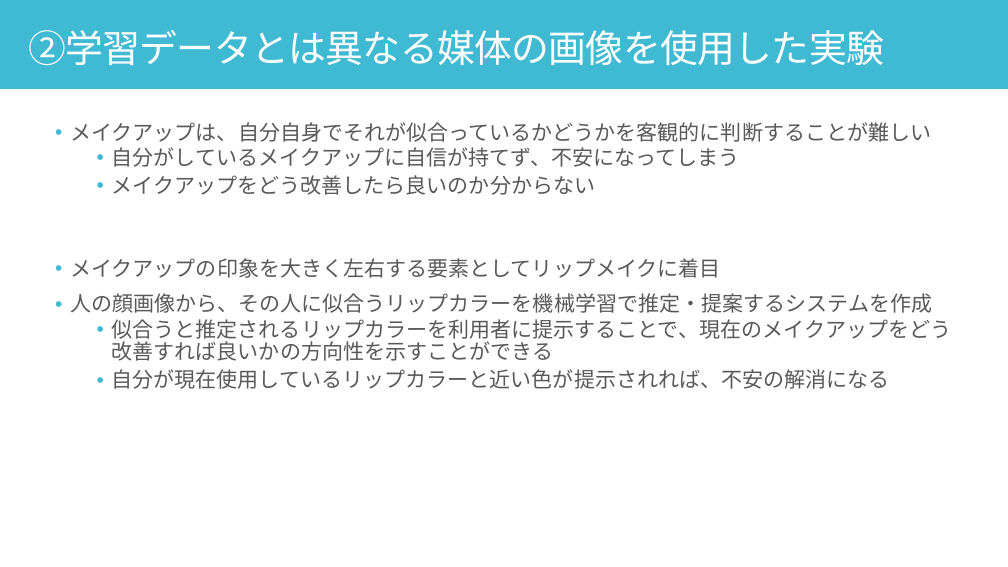
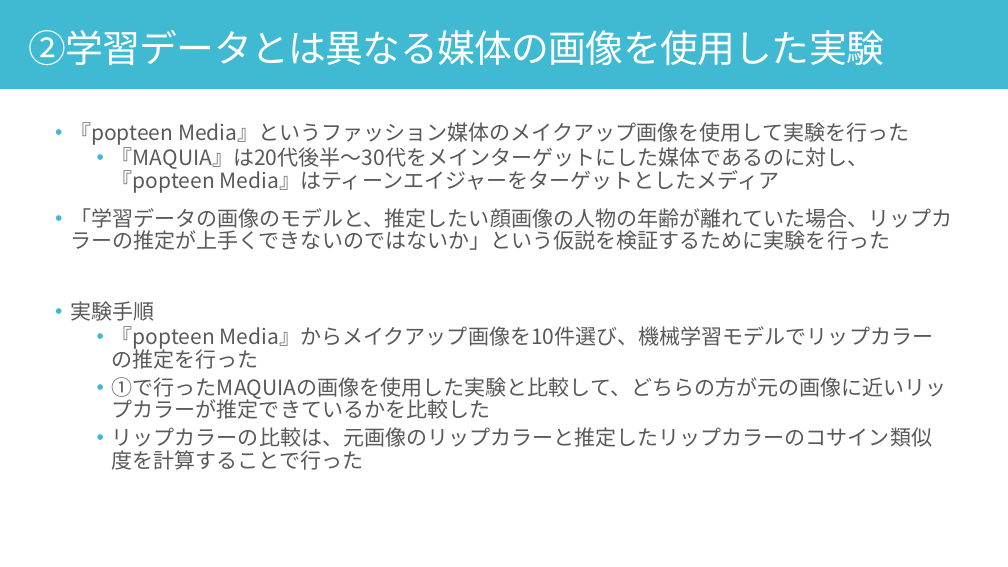
Before and after one commit to yuu5322/sci23, a slide deck: slide 16 of 口頭試問.pptx (slide 13 before the commit). Drawn at 1008x567 pixels with LibreOffice and Linux fonts; fonts in the diff are those of the drawing. Boxes give left, top, right and bottom in pixels: in the first picture for what was removed or moved away, otherwise in the second. Text is boxed around its words. In the diff, an @@ line names an element or a change of style, - is before the commit and + after.

Commit message:
update

```diff
--- a/口頭試問.pptx
+++ b/口頭試問.pptx
@@ text at <box>70,122,952,470</box>: text changed @@
-• メイクアップは、自分自身でそれが似合っているかどうかを客観的に判断することが難しい
-  • 自分がしているメイクアップに自信が持てず、不安になってしまう
-  • メイクアップをどう改善したら良いのか分からない
-• メイクアップの印象を大きく左右する要素としてリップメイクに着目
-• 人の顔画像から、その人に似合うリップカラーを機械学習で推定・提案するシステムを作成
-  • 似合うと推定されるリップカラーを利用者に提示することで、現在のメイクアップをどう改善すれば良いかの方向性を示すことができる
-  • 自分が現在使用しているリップカラーと近い色が提示されれば、不安の解消になる
+• 『popteen Media』というファッション媒体のメイクアップ画像を使用して実験を行った
+  • 『MAQUIA』は20代後半〜30代をメインターゲットにした媒体であるのに対し、『popteen Media』はティーンエイジャーをターゲットとしたメディア
+• 「学習データの画像のモデルと、推定したい顔画像の人物の年齢が離れていた場合、リップカラーの推定が上手くできないのではないか」という仮説を検証するために実験を行った
+• 実験手順
+  • 『popteen Media』からメイクアップ画像を10件選び、機械学習モデルでリップカラーの推定を行った
+  • ①で行ったMAQUIAの画像を使用した実験と比較して、どちらの方が元の画像に近いリップカラーが推定できているかを比較した
+  • リップカラーの比較は、元画像のリップカラーと推定したリップカラーのコサイン類似度を計算することで行った
```
Also in this commit, not shown: 10 other slides changed, 4 slides added.
